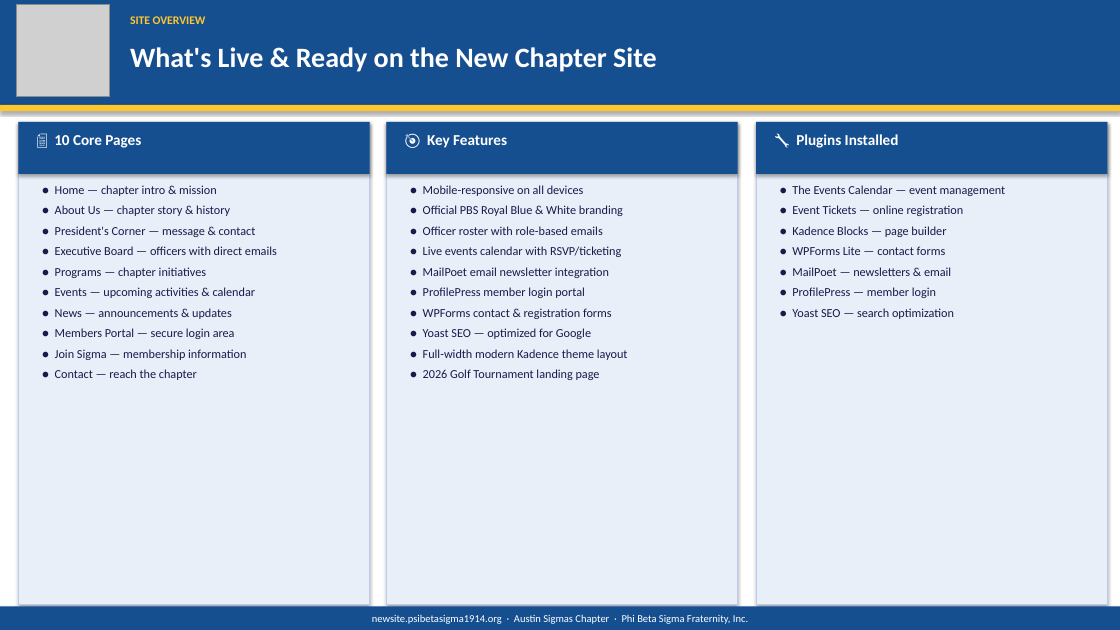
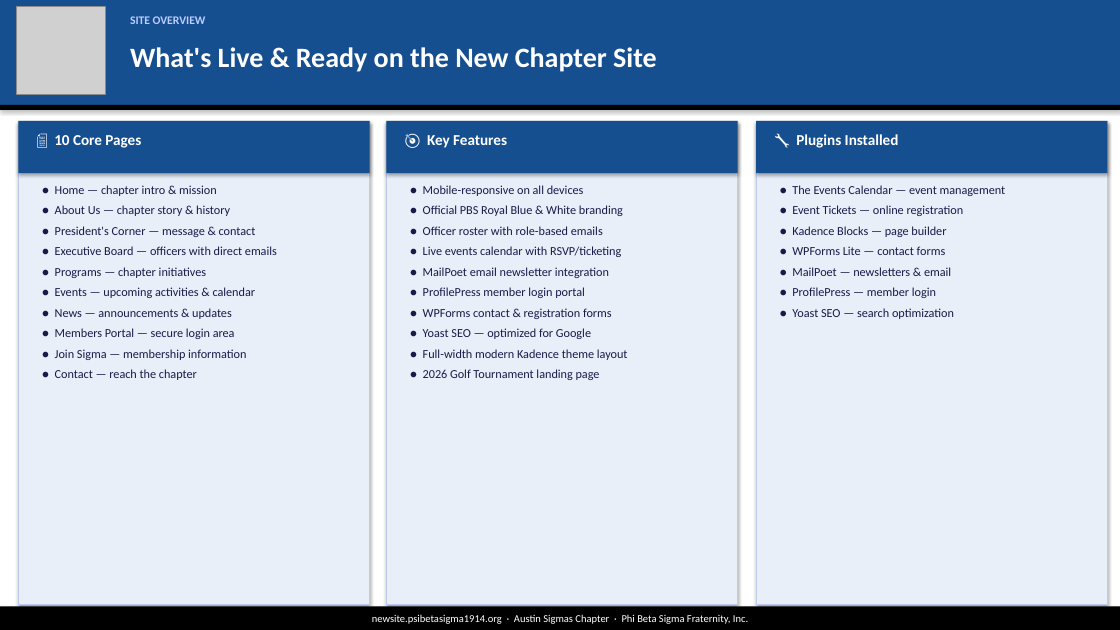
Before and after one commit to dpoly2/NewAgentHarness, a slide deck: slide 2 of pbs_site_launch.pptx. Drawn at 1120x630 pixels with LibreOffice and Linux fonts; fonts in the diff are those of the drawing; grey boxes stand for pictures. Boxes give left, top, right and bottom in pixels: in the first picture for what was removed or moved away, otherwise in the second. Text is boxed around its words. In the diff, an @@ line names an element or a change of style, - is before the commit and + after.

```diff
--- a/pbs_site_launch.pptx
+++ b/pbs_site_launch.pptx
@@ picture resized from (x1=17, y1=4, x2=109, y2=97) to (x1=17, y1=7, x2=105, y2=95) @@
@@ text "SITE OVERVIEW" at (x1=130, y1=16, x2=206, y2=24): text colour #FFC72C to #BBCCFF @@
@@ rectangle at (x1=0, y1=105, x2=1120, y2=110): fill #FFC72C to #000000 @@
@@ rectangle at (x1=0, y1=607, x2=1120, y2=630): fill #164F90 to #000000 @@
```
Also in this commit, not shown: 2 other slides changed, 1 other file.
